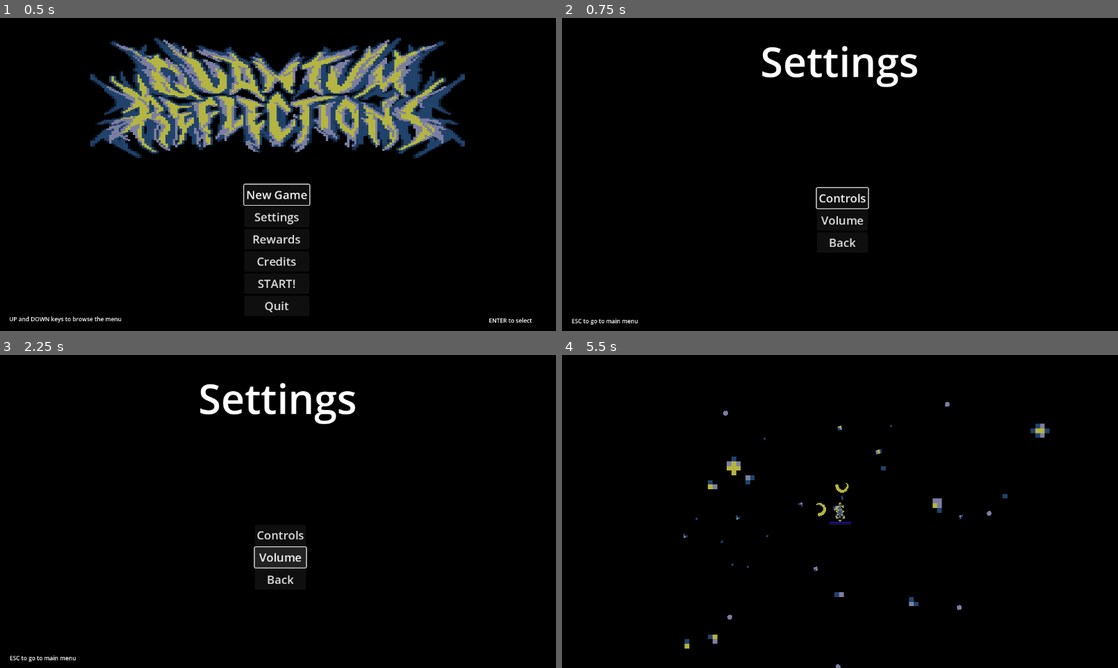
Above: before the commit, frames 1-4 (two rows, left to right).
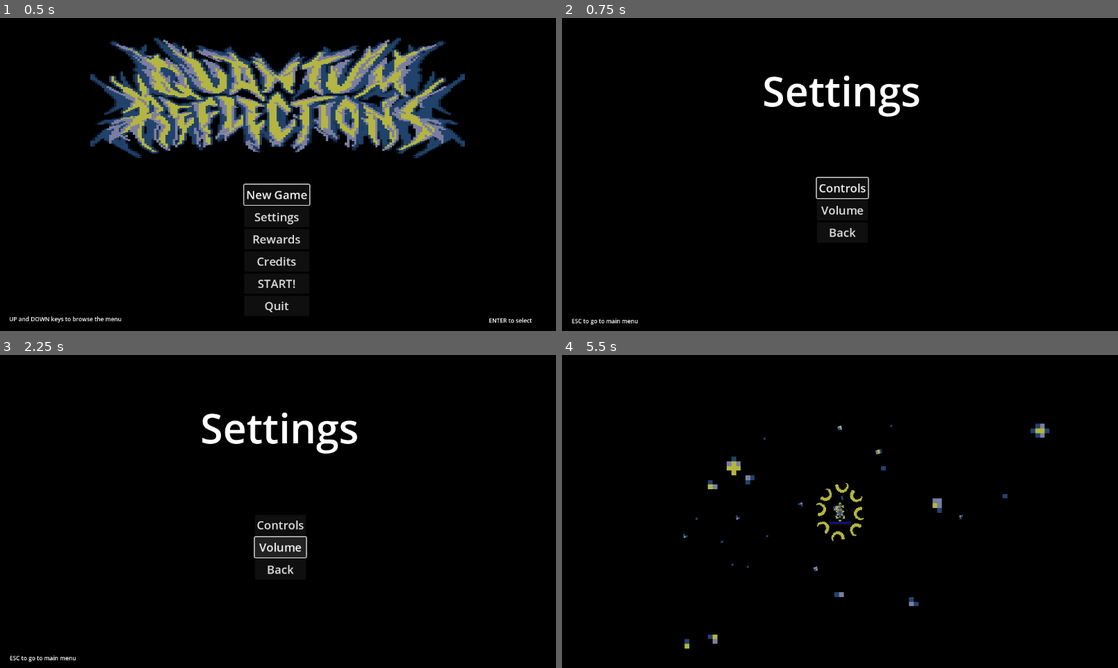
Above: after the commit, the same moments.

Repository: iparosds/Quantum-Reflections
Game: Godot game, scene res://scenes/menu.tscn
The game is run twice, just before and just after one commit, with the same random seed, the same clock (stepped at 60 frames per second) and the same inputs.
Inputs:
- Up to frame 1 (0.5 s): no input
- Up to frame 2 (0.75 s): click "Settings" at 0.5 s
- Up to frame 3 (2.25 s): click "Controls" at 1.25 s; click "Volume" at 2 s
- Up to frame 4 (5.5 s): click "Back" at 2.75 s; click "Rewards" at 3.5 s; click "Credits" at 4.25 s; click "New Game" at 5 s

Frame 1 is identical in both runs. In frame 2, 3.1% of the frame differs, in the area x 36-65%, y 8-74%; in frame 3, 3.1%; in frame 4, 0.3%.

Commit message:
inserindo som no hover

Diff:
--- a/project.godot
+++ b/project.godot
@@ -14,10 +14,6 @@
 run/main_scene="res://scenes/menu.tscn"
 config/features=PackedStringArray("4.3", "GL Compatibility")
 config/icon="res://icon.svg"
-
-[autoload]
-
-Singleton="*res://scenes/singleton.tscn"
 
 [display]
 
--- a/scenes/menu.tscn
+++ b/scenes/menu.tscn
@@ -141,10 +141,16 @@
 horizontal_alignment = 1
 vertical_alignment = 1
 
+[connection signal="mouse_entered" from="MarginContainer/VBoxContainer/New_Game" to="." method="_on_new_game_mouse_entered"]
 [connection signal="pressed" from="MarginContainer/VBoxContainer/New_Game" to="." method="_on_new_game_pressed"]
+[connection signal="mouse_entered" from="MarginContainer/VBoxContainer/Settings" to="." method="_on_settings_mouse_entered"]
 [connection signal="pressed" from="MarginContainer/VBoxContainer/Settings" to="." method="_on_settings_pressed"]
+[connection signal="mouse_entered" from="MarginContainer/VBoxContainer/Rewards" to="." method="_on_rewards_mouse_entered"]
 [connection signal="pressed" from="MarginContainer/VBoxContainer/Rewards" to="." method="_on_rewards_pressed"]
+[connection signal="mouse_entered" from="MarginContainer/VBoxContainer/Credits" to="." method="_on_credits_mouse_entered"]
 [connection signal="pressed" from="MarginContainer/VBoxContainer/Credits" to="." method="_on_credits_pressed"]
+[connection signal="mouse_entered" from="MarginContainer/VBoxContainer/START!" to="." method="_on_start_mouse_entered"]
 [connection signal="pressed" from="MarginContainer/VBoxContainer/START!" to="." method="_on_start_pressed"]
+[connection signal="mouse_entered" from="MarginContainer/VBoxContainer/Quit" to="." method="_on_quit_mouse_entered"]
+[connection signal="pressed" from="MarginContainer/VBoxContainer/Quit" to="." method="_on_quit_pressed"]
 [connection signal="pressed" from="MarginContainer/VBoxContainer/Quit" to="." method="_on_start_pressed"]
-[connection signal="pressed" from="MarginContainer/VBoxContainer/Quit" to="." method="_on_quit_pressed"]
--- a/scenes/settings_menu.tscn
+++ b/scenes/settings_menu.tscn
@@ -28,7 +28,10 @@
 layout_mode = 1
 anchors_preset = 10
 anchor_right = 1.0
-offset_bottom = 179.0
+offset_left = 4.0
+offset_top = 61.0
+offset_right = 4.0
+offset_bottom = 240.0
 grow_horizontal = 2
 theme_override_font_sizes/font_size = 85
 text = "Settings"
@@ -43,9 +46,9 @@
 anchor_right = 0.5
 anchor_bottom = 0.5
 offset_left = -160.0
-offset_top = -67.0
+offset_top = -88.0
 offset_right = 171.0
-offset_bottom = 257.0
+offset_bottom = 236.0
 grow_horizontal = 2
 grow_vertical = 2
 
@@ -99,6 +102,9 @@
 horizontal_alignment = 1
 vertical_alignment = 1
 
+[connection signal="mouse_entered" from="MarginContainer/VBoxContainer/Controls" to="." method="_on_controls_mouse_entered"]
 [connection signal="pressed" from="MarginContainer/VBoxContainer/Controls" to="." method="_on_controls_pressed"]
+[connection signal="mouse_entered" from="MarginContainer/VBoxContainer/Volume" to="." method="_on_volume_mouse_entered"]
 [connection signal="pressed" from="MarginContainer/VBoxContainer/Volume" to="." method="_on_volume_pressed"]
+[connection signal="mouse_entered" from="MarginContainer/VBoxContainer/Back" to="." method="_on_back_mouse_entered"]
 [connection signal="pressed" from="MarginContainer/VBoxContainer/Back" to="." method="_on_back_pressed"]
--- a/scripts/game.gd
+++ b/scripts/game.gd
@@ -1,12 +1,12 @@
 extends Node2D;
 
 const ASTEROID = preload("res://scenes/asteroid.tscn")
+var game_paused = false;
 
 func spawn_asteroid():
 	var new_asteroid = ASTEROID.instantiate()
 	%PathFollow2D.progress_ratio = randf()
 	new_asteroid.global_position = %PathFollow2D.global_position
-	new_asteroid.add_to_group("asteroids")
 	add_child(new_asteroid)
 
 func _on_timer_timeout():
--- a/scripts/menu.gd
+++ b/scripts/menu.gd
@@ -14,21 +14,24 @@
 	new_game_button.grab_focus()
 
 func _on_new_game_pressed() -> void:
+	$select_sound.play()
 	get_tree().change_scene_to_packed(start_game)
 
 func _on_settings_pressed() -> void:
+	$select_sound.play()
 	get_tree().change_scene_to_file("res://scenes/settings_menu.tscn")
 
 func _on_rewards_pressed() -> void:
-	pass # Replace with function body.
+	$select_sound.play()
 
 func _on_credits_pressed() -> void:
-	pass # Replace with function body.
+	$select_sound.play()
 
 func _on_start_pressed() -> void:
-	pass # Replace with function body.
+	$select_sound.play()
 
 func _on_quit_pressed() -> void:
+	$select_sound.play()
 	get_tree().quit()
 
 func _physics_process(delta):
@@ -38,3 +41,17 @@
 		$down_sound.play()
 	if Input.is_action_just_pressed("enter"):
 		$select_sound.play()
+
+
+func _on_new_game_mouse_entered() -> void:
+	$down_sound.play()
+func _on_settings_mouse_entered() -> void:
+	$down_sound.play()
+func _on_rewards_mouse_entered() -> void:
+	$down_sound.play()
+func _on_credits_mouse_entered() -> void:
+	$down_sound.play()
+func _on_start_mouse_entered() -> void:
+	$down_sound.play()
+func _on_quit_mouse_entered() -> void:
+	$down_sound.play()
--- a/scripts/player.gd
+++ b/scripts/player.gd
@@ -9,16 +9,6 @@
 var stopping = false;
 var rotating_right = false;
 var rotating_left = false;
-
-func _ready():
-	%Turret1.current_bullet = 2
-	%Turret2.current_bullet = 1
-	%Turret3.current_bullet = 1
-	%Turret4.current_bullet = 2
-	%Turret5.current_bullet = 1
-	%Turret6.current_bullet = 1
-	%Turret7.current_bullet = 1
-	%Turret8.current_bullet = 1
 
 func _physics_process(delta):
 	if Input.is_action_just_released("move_up"):
@@ -51,7 +41,6 @@
 	if acceleration > 0:
 		var direction2 = Vector2.UP.rotated(%Ship.rotation)
 		$".".position += direction2 * acceleration * delta
-		%SpeedBar.value = acceleration/10
 
 	var overlapping_mobs = %HurtBox.get_overlapping_bodies()
 	for mob in overlapping_mobs:
--- a/scripts/settings_menu.gd
+++ b/scripts/settings_menu.gd
@@ -9,12 +9,13 @@
 	controls.grab_focus()
 
 func _on_controls_pressed() -> void:
-	pass # Replace with function body.
+	$select_sound.play()
 
 func _on_volume_pressed() -> void:
-	pass # Replace with function body.
+	$select_sound.play()
 
 func _on_back_pressed() -> void:
+	$select_sound.play()
 	get_tree().change_scene_to_file("res://scenes/menu.tscn")
 
 func _physics_process(delta):
@@ -27,3 +28,10 @@
 	if Input.is_action_just_pressed("back"):
 		$back_sound.play()
 		get_tree().change_scene_to_file("res://scenes/menu.tscn")
+
+func _on_controls_mouse_entered() -> void:
+	$down_sound.play()
+func _on_volume_mouse_entered() -> void:
+	$down_sound.play()
+func _on_back_mouse_entered() -> void:
+	$down_sound.play()
